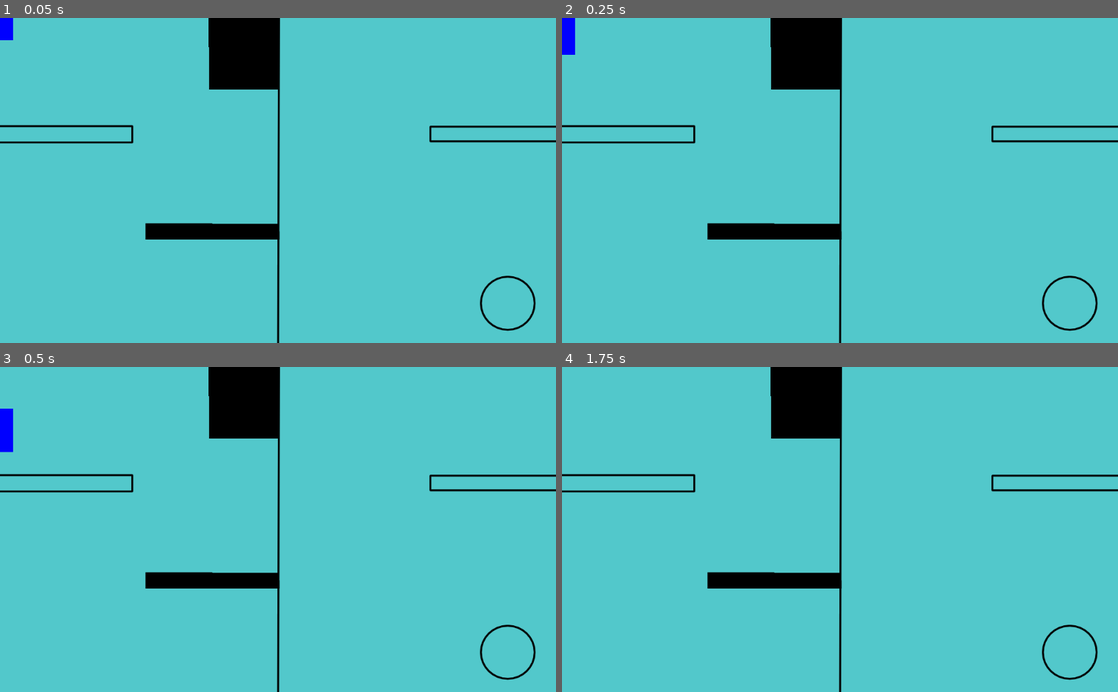
Above: before the commit, frames 1-4 (two rows, left to right).
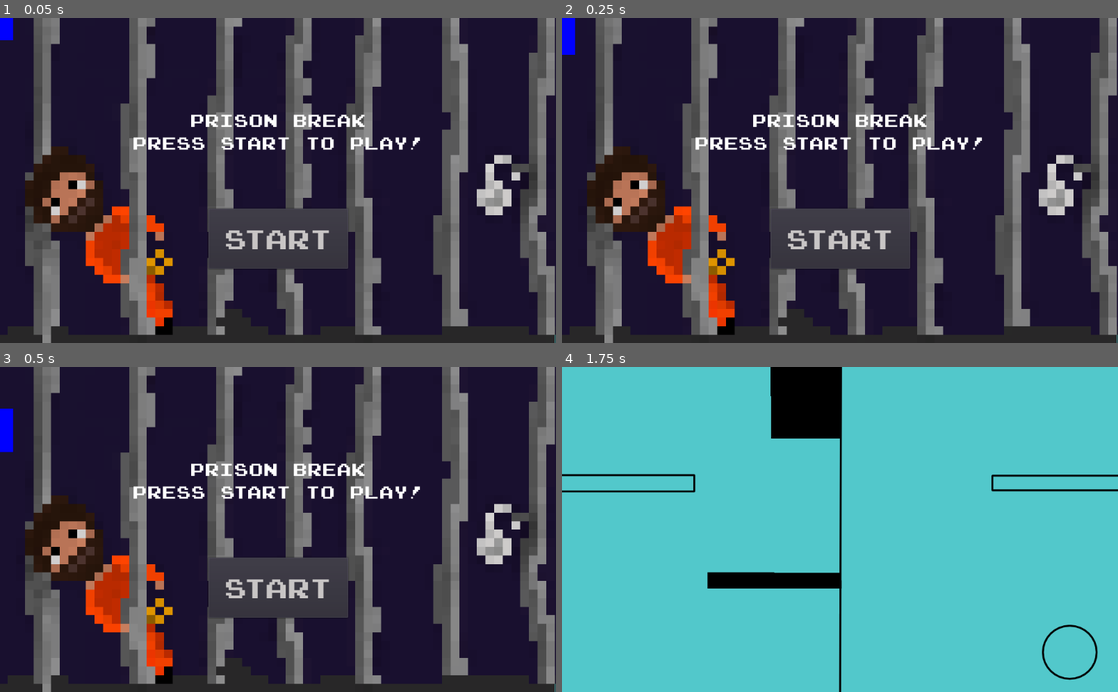
Above: after the commit, the same moments.

Repository: SanPug1/Prison-Break-Game
Game: Godot game, scene res://Everything.tscn
Same seed, same stepped clock (60 frames per second), same inputs: the game is played once before the commit and once after it. Sound files missing from this copy of the repository are replaced by a short silence.
Inputs:
- Up to frame 1 (0.05 s): no input
- Up to frame 2 (0.25 s): no input
- Up to frame 3 (0.5 s): no input
- Up to frame 4 (1.75 s): click "Start" at 0.5 s; hold Right (player_right) from 1.28 s (still down); tap Z (player_jump) at 1.52 s

The runs differ from the first frame. In frame 1, 100% of the frame differs, in the area x 0-100%, y 0-100%; in frame 2, 100%; in frame 3, 100%; in frame 4, nothing differs.

Commit message:
title screen visual update

Diff:
--- a/Everything.tscn
+++ b/Everything.tscn
@@ -8,9 +8,8 @@
 [node name="Everything" type="Node"]
 script = ExtResource( 3 )
 
+[node name="Levels" parent="." instance=ExtResource( 2 )]
+
 [node name="Title_Screen" parent="." instance=ExtResource( 1 )]
 
-[node name="Levels" parent="." instance=ExtResource( 2 )]
-
 [node name="Player" parent="." instance=ExtResource( 4 )]
-horizontal_drag = 0.93
--- a/Main Menu/Title Screen.gd
+++ b/Main Menu/Title Screen.gd
@@ -1,6 +1,7 @@
 extends Node
 
 var pressedbutton = false
+var visiblebutton = true
 
 func _ready():
 	$IntroGameMusic.play()
@@ -11,7 +12,21 @@
 
 func _on_StartButton_button_up():
 	$MessageLabel.hide()
+	$GameNameLabel.hide()
 	$StartButton.hide()
-	$ColorRect.hide()
+	$MainMenuBackground.hide()
 	$IntroGameMusic.stop()
+	$TextTimer.stop()
 	pressedbutton = true
+
+
+
+func _on_TextTimer_timeout():
+	if visiblebutton == false and pressedbutton == false:
+		visiblebutton = true
+		$MessageLabel.show()
+	elif visiblebutton == true and pressedbutton == false:
+		visiblebutton = false
+		$MessageLabel.hide()
+	else:
+		$MessageLabel.hide()
--- a/Main Menu/Title Screen.tscn
+++ b/Main Menu/Title Screen.tscn
@@ -1,7 +1,8 @@
-[gd_scene load_steps=7 format=2]
+[gd_scene load_steps=8 format=2]
 
 [ext_resource path="res://Main Menu/Title Screen.gd" type="Script" id=1]
 [ext_resource path="res://Music/Mels_video_game_song.wav" type="AudioStream" id=2]
+[ext_resource path="res://Art/mainmenu.png" type="Texture" id=3]
 
 [sub_resource type="DynamicFontData" id=1]
 font_path = "res://Fonts/joystix/joystix monospace.otf"
@@ -20,11 +21,11 @@
 [node name="Title Screen" type="Node"]
 script = ExtResource( 1 )
 
-[node name="ColorRect" type="ColorRect" parent="."]
-anchor_right = 1.0
-anchor_bottom = 1.0
-margin_bottom = 2.0
-color = Color( 0.0509804, 0.0470588, 0.203922, 1 )
+[node name="MainMenuBackground" type="TextureRect" parent="."]
+margin_right = 1024.0
+margin_bottom = 600.0
+texture = ExtResource( 3 )
+expand = true
 
 [node name="StartButton" type="Button" parent="."]
 anchor_left = 0.5
@@ -42,6 +43,21 @@
 text = "Start"
 icon_align = 1
 
+[node name="GameNameLabel" type="Label" parent="."]
+anchor_left = 0.5
+anchor_top = 0.5
+anchor_right = 0.5
+anchor_bottom = 0.5
+margin_left = -304.0
+margin_top = -196.0
+margin_right = 304.0
+margin_bottom = 16.0
+custom_fonts/font = SubResource( 4 )
+text = "Prison Break
+"
+align = 1
+valign = 1
+
 [node name="MessageLabel" type="Label" parent="."]
 anchor_left = 0.5
 anchor_top = 0.5
@@ -52,7 +68,7 @@
 margin_right = 304.0
 margin_bottom = 16.0
 custom_fonts/font = SubResource( 4 )
-text = "Prison Break
+text = "
 Press Start to Play!"
 align = 1
 valign = 1
@@ -60,5 +76,10 @@
 [node name="IntroGameMusic" type="AudioStreamPlayer" parent="."]
 stream = ExtResource( 2 )
 
+[node name="TextTimer" type="Timer" parent="."]
+wait_time = 0.65
+autostart = true
+
 [connection signal="button_up" from="StartButton" to="." method="_on_StartButton_button_up"]
 [connection signal="finished" from="IntroGameMusic" to="." method="_on_IntroGameMusic_finished"]
+[connection signal="timeout" from="TextTimer" to="." method="_on_TextTimer_timeout"]
Binary file added: Art/mainmenu.png
Not shown, added: Art/mainmenu.png.import
